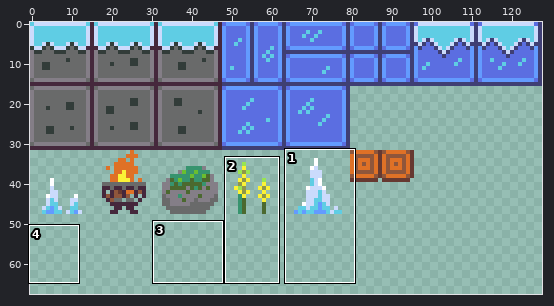
One commit to this pixel-art file: public/assets/tundra_tiles.ase. Above: a wide view before the commit, with the close-up outlined.
Close-up. Before the edit:
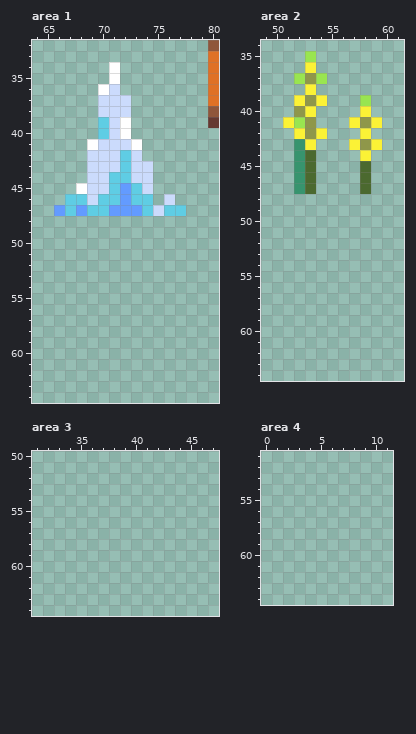
128x128 pixels, 1 frame. Shown: area 1: x 64..80, y 32..64; area 2: x 49..61, y 34..64; area 3: x 31..47, y 50..64; area 4: x 0..11, y 51..64. The wide view leaves out empty margins. The commit also changed other parts of the picture, which this record leaves out.
New version:
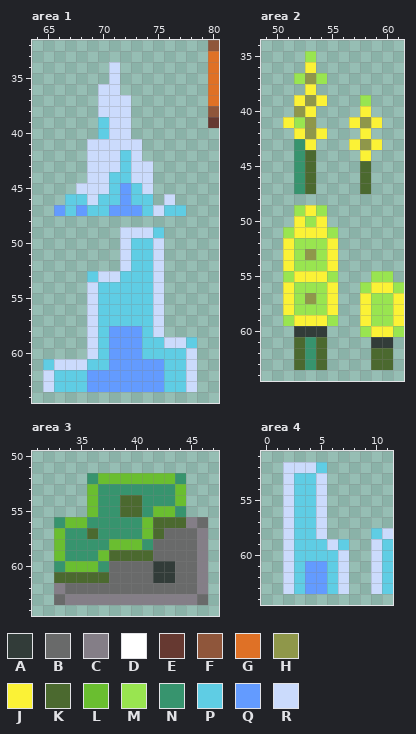
Palette (. is transparent): A #323c39  B #696a6a  C #847e87  D #ffffff  E #663931  F #8f563b  G #df7126  H #8f974a  J #fbf236  K #4b692f  L #6abe30  M #99e550  N #37946e  P #5fcde4  Q #639bff  R #cbdbfc
Edits made:
Area 1, layer "Tileset":
y 34..35: x 71 D -> R
y 36: x 70 D -> R
y 39..40: x 72 D -> R
y 41: x 69 D -> R; x 73 D -> R
y 45: x 68 D -> R
y 49: x 72..75 .... -> RRRP
y 50..52: x 72..75 .... -> RPPR
y 53: x 69..75 ....... -> PRRPPPR
y 54..57: x 69..75 ....... -> RPPPPPR
y 58: x 69..75 ....... -> RPQQQPR
y 59: x 69..78 .......... -> RPQQQPPRRP
y 60: x 69..78 .......... -> RPQQQPPPPR
y 61: x 65..78 .............. -> PRRRPPQQQQQPPR
y 62..63: x 65..78 .............. -> RPPPQQQQQQQPPR
Area 2, layer "Tileset":
y 49: x 52..54 ... -> MJM
y 50: x 52..54 ... -> JMJ
y 51: x 51..55 ..... -> MJJJM
y 52: x 51..55 ..... -> JMMMJ
y 53: x 51..55 ..... -> JMHMJ
y 54: x 51..55 ..... -> JMMMJ
y 55: x 51..55 ..... -> MJJJM; x 59..60 .. -> MM
y 56: x 51..55 ..... -> JMMMJ; x 58..61 .... -> MJJM
y 57: x 51..55 ..... -> JMHMJ; x 58..61 .... -> JMMJ
y 58: x 51..55 ..... -> JMMMJ; x 58..61 .... -> JMMJ
y 59: x 51..55 ..... -> MJJJM; x 58..61 .... -> JMMJ
y 60: x 52..54 ... -> AAA; x 58..61 .... -> MJJM
y 61: x 52..54 ... -> KNK; x 59..60 .. -> AA
y 62..63: x 52..54 ... -> KNK; x 59..60 .. -> KK
Area 3, layer "Tileset":
y 52: x 36..44 ......... -> NLLLLLLLN
y 53: x 36..44 ......... -> LNNNNNNNL
y 54: x 36..44 ......... -> LNNKKNNNL
y 55: x 36..44 ......... -> LNNKKNLLN
y 56: x 33..46 .............. -> NLLNNNNNLKKKCB
y 57: x 33..46 .............. -> LNNKNNNNLKBBBC
y 58: x 33..46 .............. -> LNNNNLLLNBBBBC
y 59: x 33..46 .............. -> LNNNLKKKKBBBBC
y 60: x 33..46 .............. -> NLLLNBBBBAABBC
y 61: x 33..46 .............. -> KKKKKBBBBAABBC
y 62: x 33..46 .............. -> CBBBBBBBBBBBBC
y 63: x 33..46 .............. -> BCCCCCCCCCCCCB
Area 4, layer "Tileset":
y 52: x 2..5 .... -> RRRP
y 53..57: x 2..5 .... -> RPPR
y 58: x 2..5 .... -> RPPR; x 10..11 .. -> PR
y 59: x 2..7 ...... -> RPPPRP; x 10..11 .. -> RP
y 60: x 2..7 ...... -> RPPPPR; x 10..11 .. -> RP
y 61..63: x 2..7 ...... -> RPQQPR; x 10..11 .. -> RP
Pixel boxes of the changes (left, top, right, bottom) in both close-ups:
changed: (43, 62, 197, 392)
added: (283, 205, 404, 370)
added: (54, 473, 208, 605)
added: (283, 462, 393, 594)
